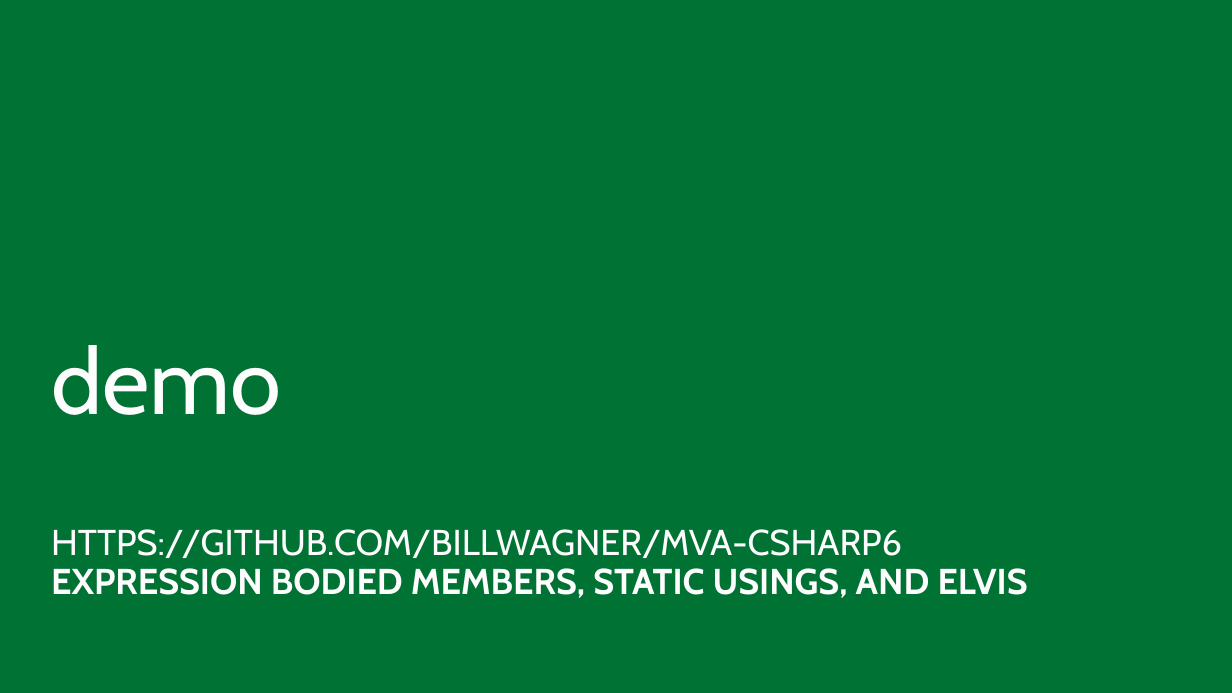
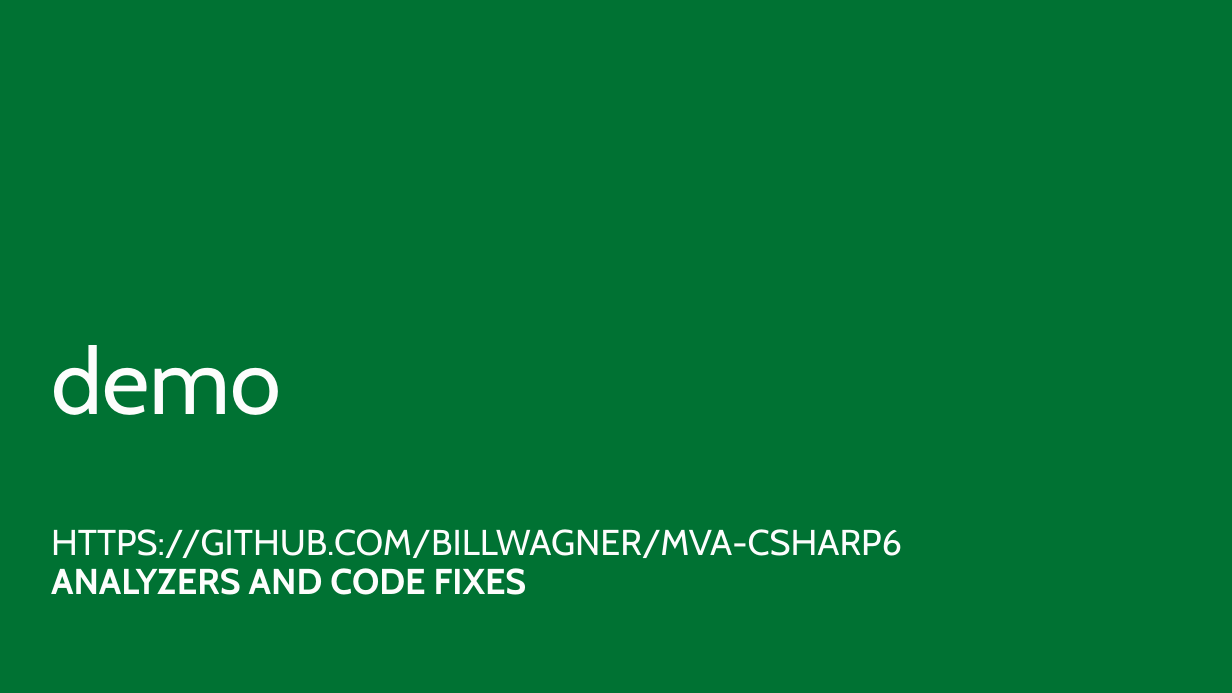
Before and after one commit to BillWagner/MVA-CSharp6, a slide deck: slide 13 of Slides/MVA-What'sNewC#6-Module5.pptx (slide 8 before the commit). Drawn at 1232x693 pixels with LibreOffice and Linux fonts; fonts in the diff are those of the drawing. Boxes give left, top, right and bottom in pixels: in the first picture for what was removed or moved away, otherwise in the second. Text is boxed around its words. In the diff, an @@ line names an element or a change of style, - is before the commit and + after.

```diff
--- a/Slides/MVA-What'sNewC#6-Module5.pptx
+++ b/Slides/MVA-What'sNewC#6-Module5.pptx
@@ subtitle at bbox=[51, 568, 527, 595]: text changed @@
-EXPRESSION BODIED MEMBERS, STATIC USINGS, AND ELVIS
+ANALYZERS AND CODE FIXES
```
Also in this commit, not shown: 1 other slide changed, 3 slides added, 1 other file.
